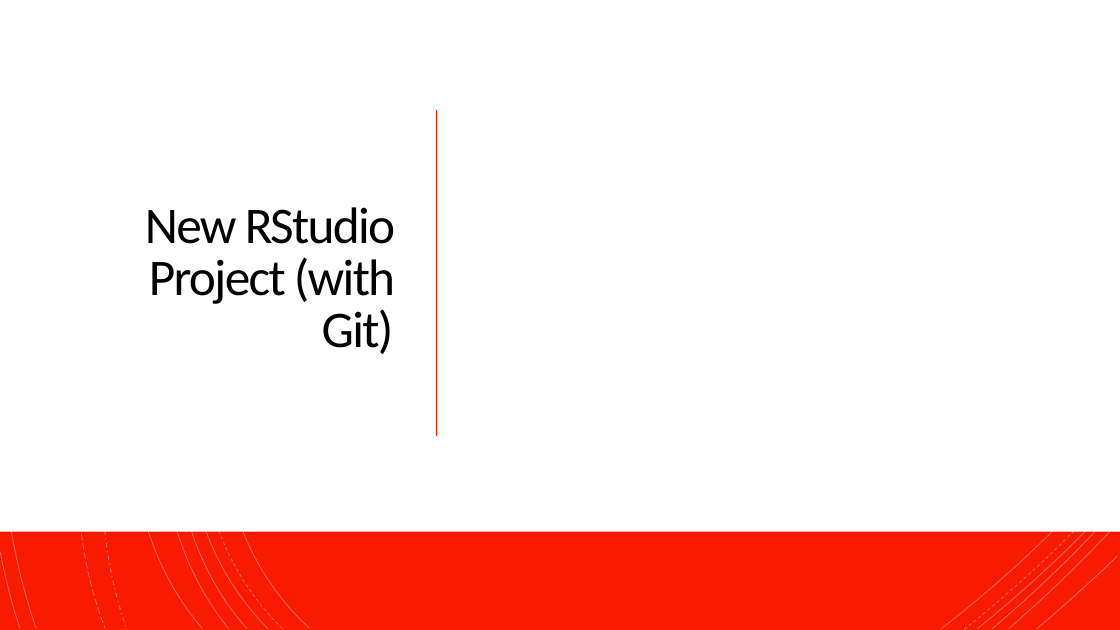
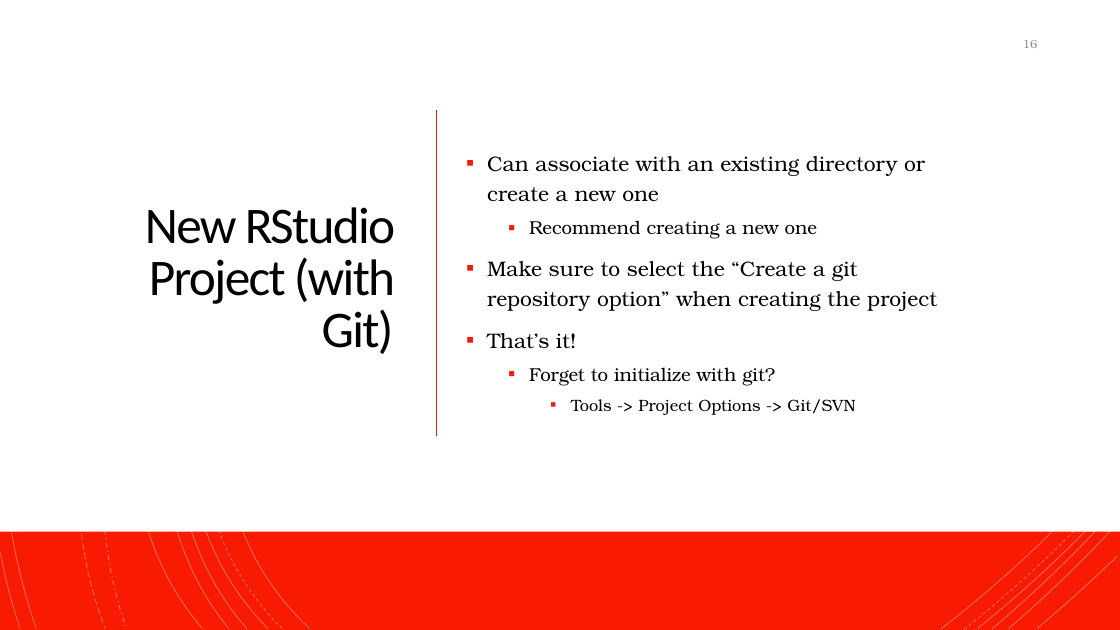
Before and after one commit to NeuroShepherd/R_Coding_Presentations, a slide deck: slide 16 of RStudio, Git, and Github/RStudio_Git_Github.pptx. Drawn at 1120x630 pixels with LibreOffice and Linux fonts; fonts in the diff are those of the drawing. Boxes give left, top, right and bottom in pixels: in the first picture for what was removed or moved away, otherwise in the second. Text is boxed around its words. In the diff, an @@ line names an element or a change of style, - is before the commit and + after.

```diff
--- a/RStudio, Git, and Github/RStudio_Git_Github.pptx
+++ b/RStudio, Git, and Github/RStudio_Git_Github.pptx
@@ page number added at (1023, 40, 1037, 48), 10 pt, text #8C8C8C @@
+16
@@ text added at (487, 156, 937, 415), 18 pt, text #000000 @@
+▪ Can associate with an existing directory or create a new one
+  ▪ Recommend creating a new one
+▪ Make sure to select the “Create a git repository option” when creating the project
+▪ That’s it!
+  ▪ Forget to initialize with git?
+    ▪ Tools -> Project Options -> Git/SVN
```
Also in this commit, not shown: 19 other slides changed, 1 other file.
